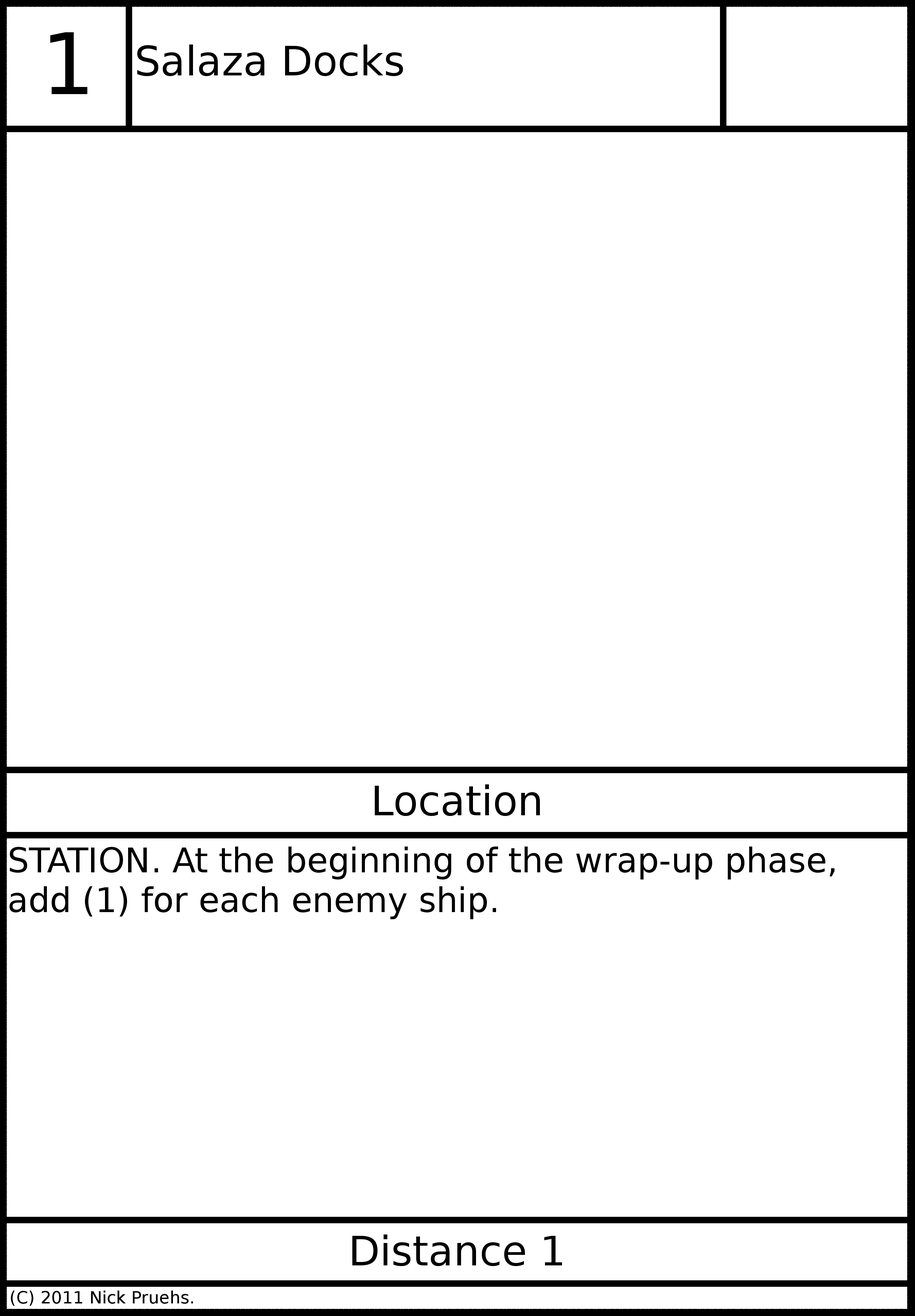
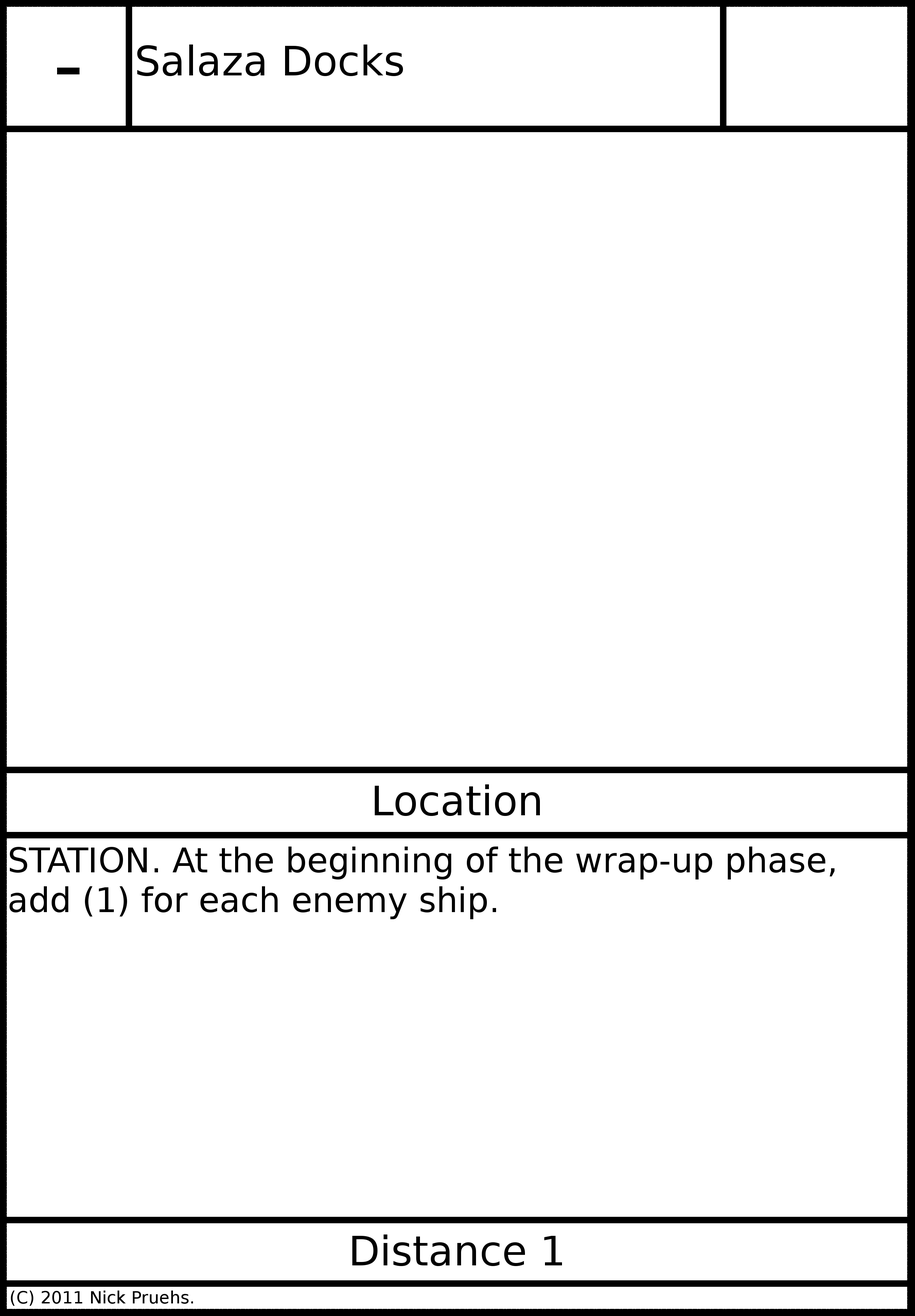
Layered file, before and after one edit (915 × 1316). Changes by layer:
painted on "Threat" over [50, 32, 88, 95]
